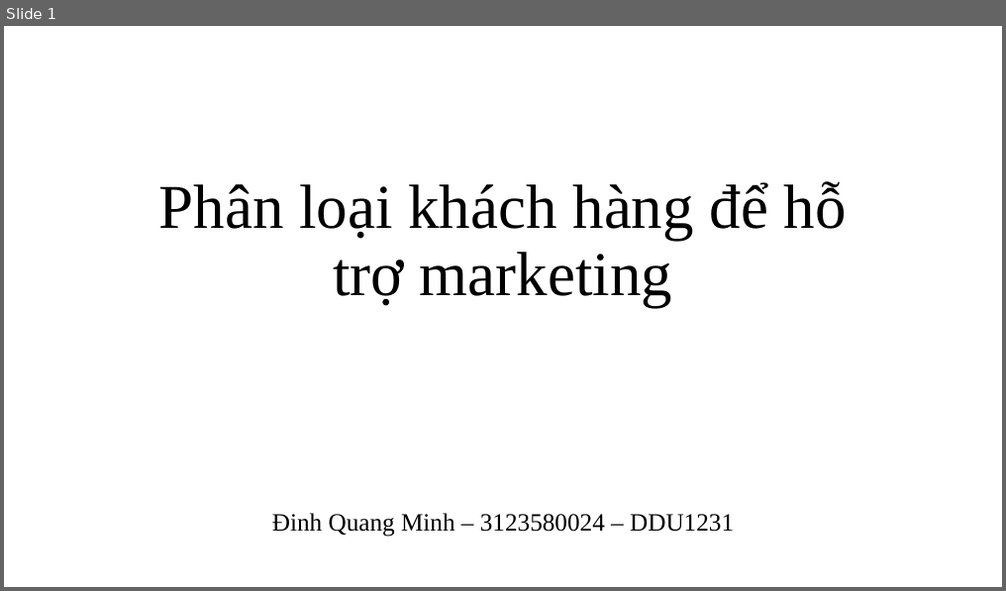
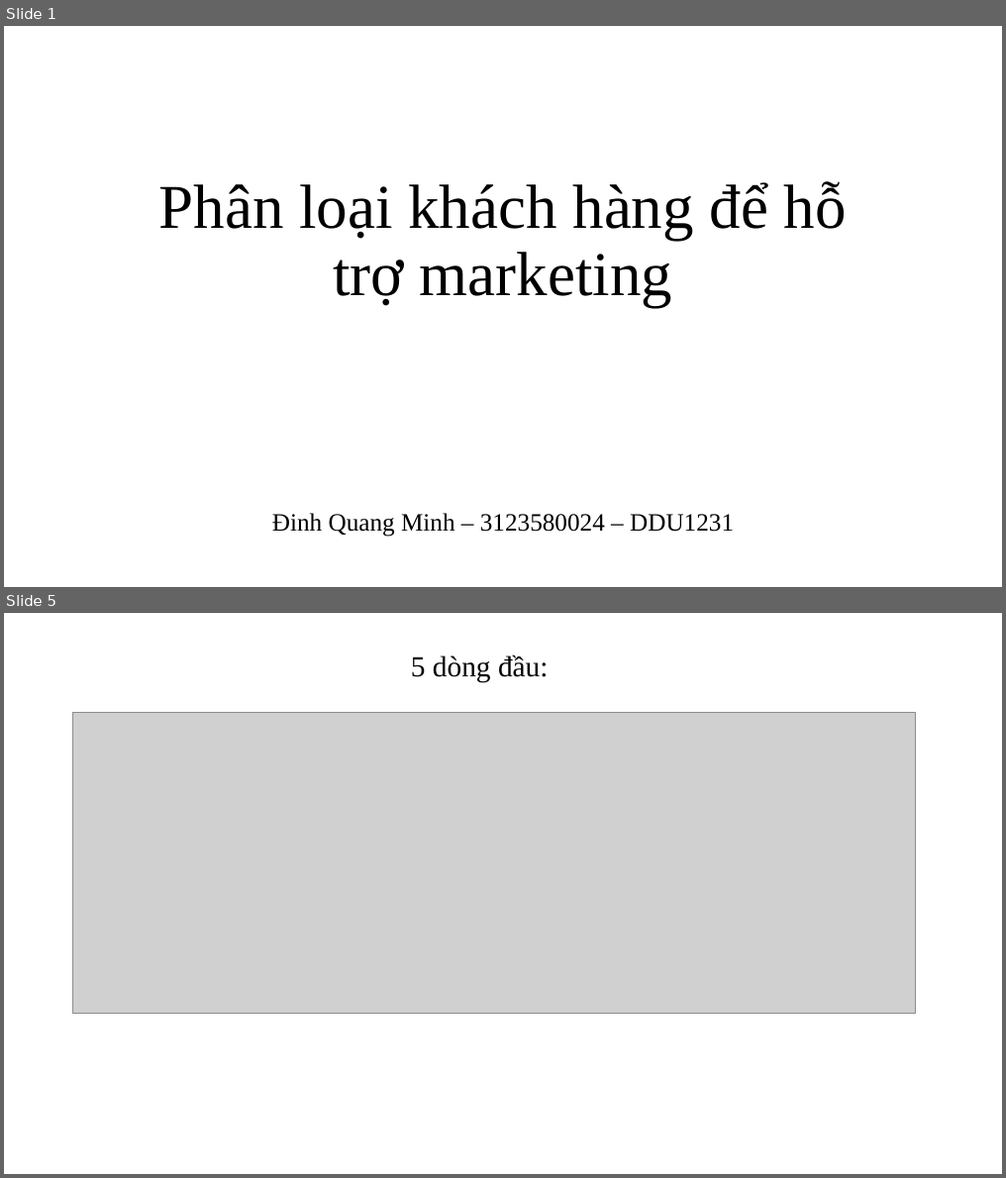
Before and after one commit to QuangMinh03042005/sgu25_kpdl, a slide deck: Lab02/online_retail.pptx. Shown one above the other, each under a label of ours: slide 1 before the commit, slides 1 and 5 after it; the slides between them are not shown. The pictures are 1006x591 and 1006x1178 pixels, drawn with LibreOffice and Linux fonts; fonts in the diff are those of the drawing; grey boxes stand for pictures. Boxes give left, top, right and bottom in pixels: in the first picture for what was removed or moved away, otherwise in the second. Text is boxed around its words. In the diff, an @@ line names an element or a change of style, - is before the commit and + after.

```diff
--- a/Lab02/online_retail.pptx
+++ b/Lab02/online_retail.pptx
@@ slide 5 added at (4,613,1002,1174), background #FFFFFF @@
@@ text added at (411,655,548,683), 28 pt, text #000000 @@
+5 dòng đầu:
@@ picture added at (73,712,916,1013) @@
```
Also in this commit, not shown: 1 slide changed, 22 other slides added, 2 other files.
